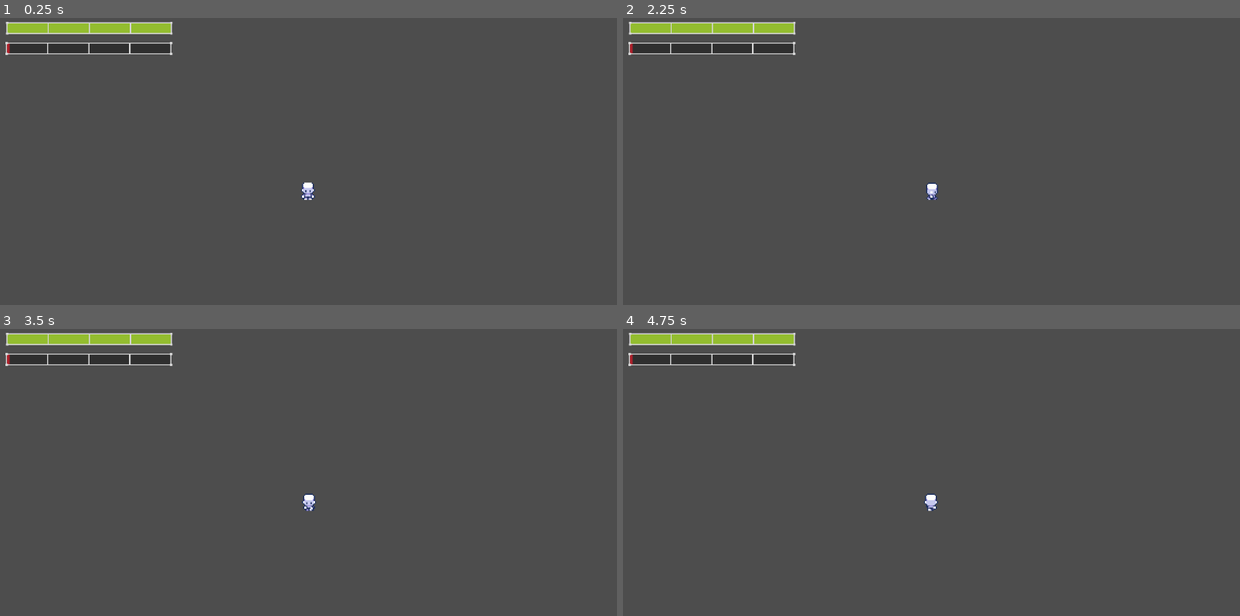
Above: before the commit, frames 1-4 (two rows, left to right).
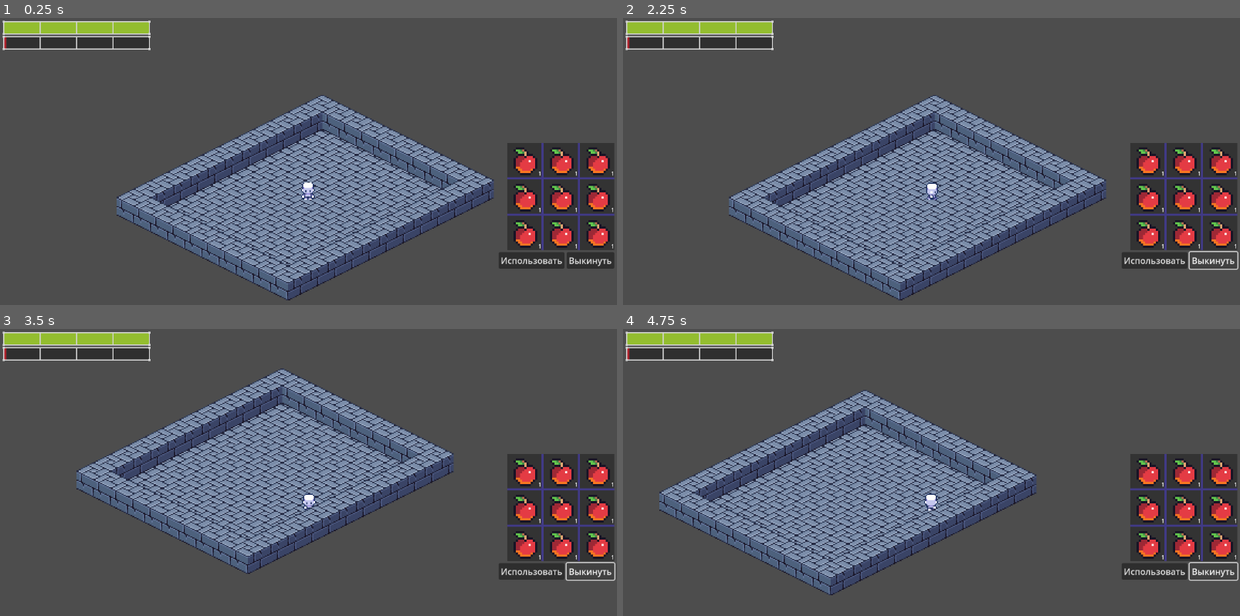
Above: after the commit, the same moments.

Repository: yeszvq/podval2_demo
Game: Godot game, scene res://scene/game/level/test_level.tscn
Two runs of this game, one before a commit and one after it. Both use one fixed random seed, a clock stepped at 60 frames per second and the inputs below.
Inputs (mouse positions are in pixels of both pictures, inside the frame that each line leads up to):
- Up to frame 1 (0.25 s): no input
- Up to frame 2 (2.25 s): click (1153, 259) at 0.5 s, where only the run after the commit has a clickable "Использовать"; click (1215, 259) at 1.25 s, where only the run after the commit has a clickable "Выкинуть"; tap Enter at 2 s; hold D (right) from 2.03 s (still down); tap T (test_button) at 2.1 s
- Up to frame 3 (3.5 s): release D (right) at 2.78 s; hold S (down) from 2.78 s (still down); tap T (test_button) at 2.85 s
- Up to frame 4 (4.75 s): release S (down) at 3.53 s; hold D (right) 3.53-4.28 s; tap T (test_button) at 3.6, 4.35 s; hold W (up) from 4.28 s (still down)

The runs differ from the first frame. In frame 1, 32% of the frame differs, in the area x 0-100%, y 0-99%; in frame 2, 32%; in frame 3, 32%; in frame 4, 32%.

Commit message:
Изменение интерфейса для будущего инвентаря

Diff:
--- a/scene/game/level/test_level.tscn
+++ b/scene/game/level/test_level.tscn
@@ -1,10 +1,11 @@
-[gd_scene load_steps=8 format=3 uid="uid://bepjk16jikn80"]
+[gd_scene load_steps=11 format=3 uid="uid://bepjk16jikn80"]
 
 [ext_resource type="Texture2D" uid="uid://d2d0hptweuc2i" path="res://assets/sprite/object/image.png" id="1_t7mr3"]
 [ext_resource type="PackedScene" uid="uid://doppnjet67bl5" path="res://scene/game/characters/player.tscn" id="2_pdvt1"]
 [ext_resource type="Script" path="res://src/TileMap.gd" id="2_xkvuo"]
 [ext_resource type="PackedScene" uid="uid://c7hlxvui7w24x" path="res://scene/menu/pain_ui.tscn" id="4_v8vki"]
 [ext_resource type="PackedScene" uid="uid://csgtictlysx8j" path="res://scene/menu/brain_ui.tscn" id="5_3c4n4"]
+[ext_resource type="PackedScene" uid="uid://kh1m1tne2pb0" path="res://scene/menu/inventory_ui/item_slot.tscn" id="6_lgf63"]
 
 [sub_resource type="TileSetAtlasSource" id="TileSetAtlasSource_3d2jg"]
 texture = ExtResource("1_t7mr3")
@@ -162,11 +163,15 @@
 physics_layer_0/collision_mask = 0
 sources/1 = SubResource("TileSetAtlasSource_3d2jg")
 
+[sub_resource type="StyleBoxFlat" id="StyleBoxFlat_w88em"]
+bg_color = Color(0.254902, 0.227451, 0.529412, 1)
+
+[sub_resource type="Theme" id="Theme_v2vsn"]
+
 [node name="test_level" type="Node2D"]
 y_sort_enabled = true
 
 [node name="TileMap" type="TileMap" parent="."]
-visible = false
 y_sort_enabled = true
 position = Vector2(0, -7)
 tile_set = SubResource("TileSet_3sp4n")
@@ -199,16 +204,94 @@
 grow_vertical = 2
 metadata/_edit_use_anchors_ = true
 
-[node name="brain_ui" parent="CanvasLayer/HUD" instance=ExtResource("5_3c4n4")]
+[node name="MarginContainer" type="MarginContainer" parent="CanvasLayer/HUD"]
 layout_mode = 1
-offset_left = 11.0
-offset_top = 7.0
-offset_right = 287.0
-offset_bottom = 31.0
-
-[node name="pain_ui" parent="CanvasLayer/HUD" instance=ExtResource("4_v8vki")]
-layout_mode = 0
-offset_left = 10.0
-offset_top = 45.0
-offset_right = 284.0
-offset_bottom = 71.0
+anchors_preset = 15
+anchor_right = 1.0
+anchor_bottom = 1.0
+grow_horizontal = 2
+grow_vertical = 2
+theme_override_constants/margin_left = 5
+theme_override_constants/margin_top = 5
+theme_override_constants/margin_right = 5
+theme_override_constants/margin_bottom = 5
+
+[node name="VBoxContainer" type="VBoxContainer" parent="CanvasLayer/HUD/MarginContainer"]
+layout_mode = 2
+
+[node name="brain_ui" parent="CanvasLayer/HUD/MarginContainer/VBoxContainer" instance=ExtResource("5_3c4n4")]
+layout_mode = 2
+
+[node name="pain_ui" parent="CanvasLayer/HUD/MarginContainer/VBoxContainer" instance=ExtResource("4_v8vki")]
+layout_mode = 2
+
+[node name="Control" type="Control" parent="CanvasLayer/HUD/MarginContainer/VBoxContainer"]
+layout_mode = 2
+size_flags_vertical = 3
+
+[node name="HBoxContainer" type="HBoxContainer" parent="CanvasLayer/HUD/MarginContainer/VBoxContainer"]
+layout_mode = 2
+
+[node name="Control" type="Control" parent="CanvasLayer/HUD/MarginContainer/VBoxContainer/HBoxContainer"]
+layout_mode = 2
+size_flags_horizontal = 3
+
+[node name="PanelContainer" type="PanelContainer" parent="CanvasLayer/HUD/MarginContainer/VBoxContainer/HBoxContainer"]
+layout_mode = 2
+theme_override_styles/panel = SubResource("StyleBoxFlat_w88em")
+
+[node name="GridContainer" type="GridContainer" parent="CanvasLayer/HUD/MarginContainer/VBoxContainer/HBoxContainer/PanelContainer"]
+layout_mode = 2
+theme = SubResource("Theme_v2vsn")
+columns = 3
+
+[node name="ItemSlot" parent="CanvasLayer/HUD/MarginContainer/VBoxContainer/HBoxContainer/PanelContainer/GridContainer" instance=ExtResource("6_lgf63")]
+layout_mode = 2
+
+[node name="ItemSlot2" parent="CanvasLayer/HUD/MarginContainer/VBoxContainer/HBoxContainer/PanelContainer/GridContainer" instance=ExtResource("6_lgf63")]
+layout_mode = 2
+
+[node name="ItemSlot3" parent="CanvasLayer/HUD/MarginContainer/VBoxContainer/HBoxContainer/PanelContainer/GridContainer" instance=ExtResource("6_lgf63")]
+layout_mode = 2
+
+[node name="ItemSlot4" parent="CanvasLayer/HUD/MarginContainer/VBoxContainer/HBoxContainer/PanelContainer/GridContainer" instance=ExtResource("6_lgf63")]
+layout_mode = 2
+
+[node name="ItemSlot5" parent="CanvasLayer/HUD/MarginContainer/VBoxContainer/HBoxContainer/PanelContainer/GridContainer" instance=ExtResource("6_lgf63")]
+layout_mode = 2
+
+[node name="ItemSlot6" parent="CanvasLayer/HUD/MarginContainer/VBoxContainer/HBoxContainer/PanelContainer/GridContainer" instance=ExtResource("6_lgf63")]
+layout_mode = 2
+
+[node name="ItemSlot7" parent="CanvasLayer/HUD/MarginContainer/VBoxContainer/HBoxContainer/PanelContainer/GridContainer" instance=ExtResource("6_lgf63")]
+layout_mode = 2
+
+[node name="ItemSlot8" parent="CanvasLayer/HUD/MarginContainer/VBoxContainer/HBoxContainer/PanelContainer/GridContainer" instance=ExtResource("6_lgf63")]
+layout_mode = 2
+
+[node name="ItemSlot9" parent="CanvasLayer/HUD/MarginContainer/VBoxContainer/HBoxContainer/PanelContainer/GridContainer" instance=ExtResource("6_lgf63")]
+layout_mode = 2
+
+[node name="HBoxContainer2" type="HBoxContainer" parent="CanvasLayer/HUD/MarginContainer/VBoxContainer"]
+layout_mode = 2
+
+[node name="Control" type="Control" parent="CanvasLayer/HUD/MarginContainer/VBoxContainer/HBoxContainer2"]
+layout_mode = 2
+size_flags_horizontal = 3
+
+[node name="HBoxContainer" type="HBoxContainer" parent="CanvasLayer/HUD/MarginContainer/VBoxContainer/HBoxContainer2"]
+layout_mode = 2
+
+[node name="Button" type="Button" parent="CanvasLayer/HUD/MarginContainer/VBoxContainer/HBoxContainer2/HBoxContainer"]
+layout_mode = 2
+text = "Использовать
+"
+
+[node name="Button2" type="Button" parent="CanvasLayer/HUD/MarginContainer/VBoxContainer/HBoxContainer2/HBoxContainer"]
+layout_mode = 2
+text = "Выкинуть
+"
+
+[node name="Control2" type="Control" parent="CanvasLayer/HUD/MarginContainer/VBoxContainer"]
+layout_mode = 2
+size_flags_vertical = 3
--- /dev/null
+++ b/scene/menu/inventory_ui/item_slot.tscn
@@ -0,0 +1,32 @@
+[gd_scene load_steps=2 format=3 uid="uid://kh1m1tne2pb0"]
+
+[ext_resource type="Texture2D" uid="uid://chsei57lx12g5" path="res://assets/sprite/items/apple.png" id="1_0kkmf"]
+
+[node name="ItemSlot" type="ColorRect"]
+custom_minimum_size = Vector2(64, 64)
+offset_right = 40.0
+offset_bottom = 40.0
+color = Color(0.2, 0.2, 0.2, 1)
+
+[node name="TextureRect" type="TextureRect" parent="."]
+layout_direction = 1
+layout_mode = 1
+anchors_preset = 15
+anchor_right = 1.0
+anchor_bottom = 1.0
+grow_horizontal = 2
+grow_vertical = 2
+texture = ExtResource("1_0kkmf")
+expand_mode = 2
+
+[node name="Label" type="Label" parent="."]
+layout_mode = 1
+anchors_preset = 15
+anchor_right = 1.0
+anchor_bottom = 1.0
+grow_horizontal = 2
+grow_vertical = 2
+theme_override_font_sizes/font_size = 10
+text = "1"
+horizontal_alignment = 2
+vertical_alignment = 2
